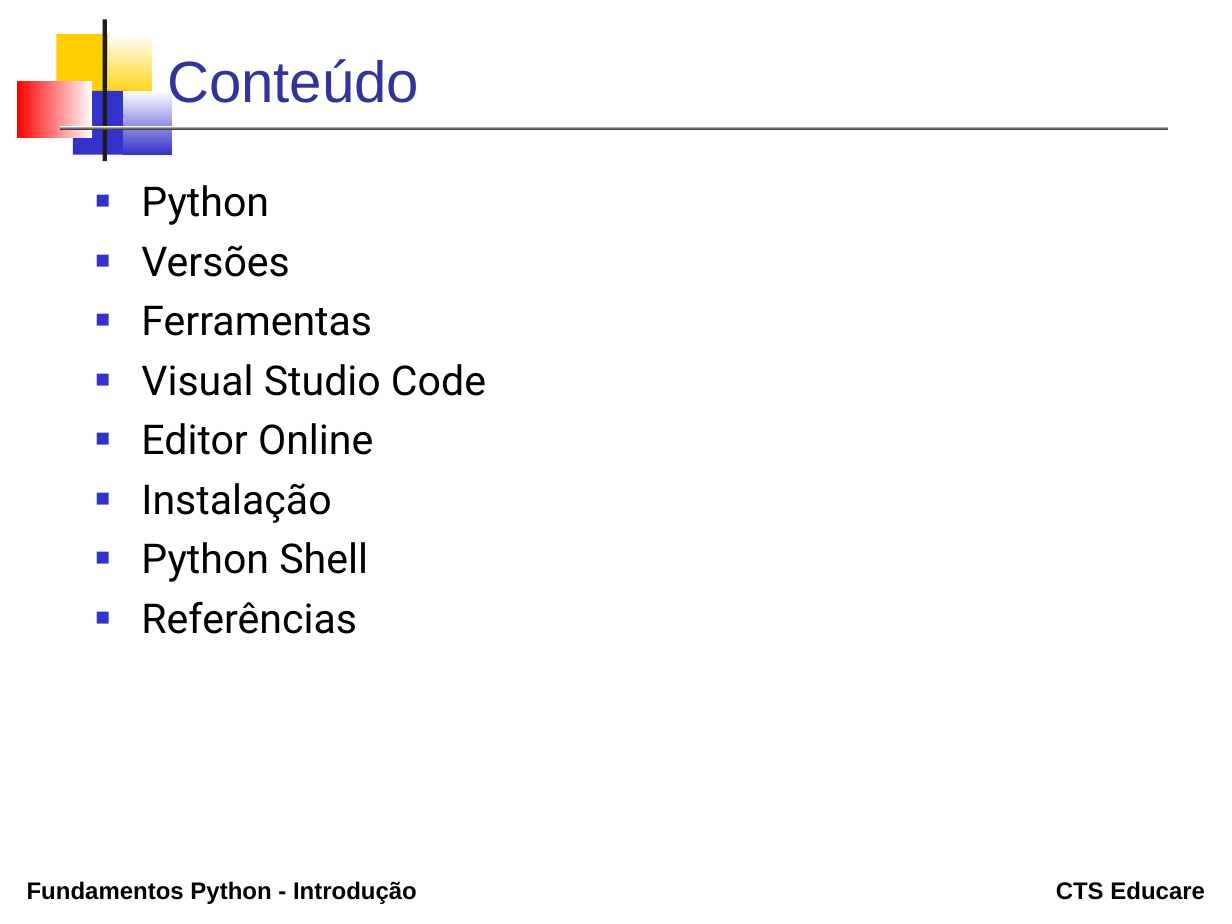
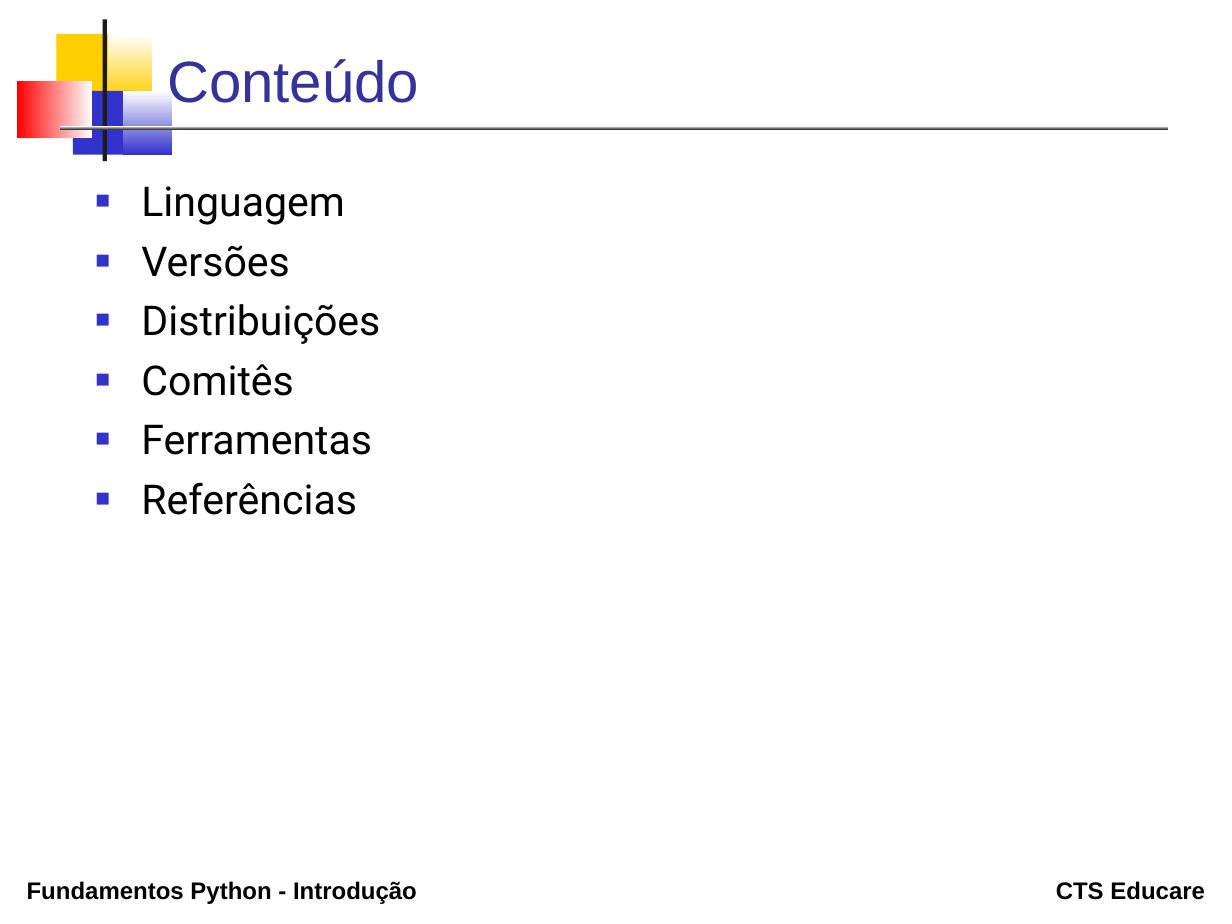
Before and after one commit to erosvitor/curso-python-fundamentos, a slide deck: slide 2 of topicos/01_introducao/Introducao.odp. Drawn at 1232x924 pixels with LibreOffice and Linux fonts; fonts in the diff are those of the drawing. Boxes give left, top, right and bottom in pixels: in the first picture for what was removed or moved away, otherwise in the second. Text is boxed around its words. In the diff, an @@ line names an element or a change of style, - is before the commit and + after.

Commit message:
Ajustes e correções no conteúdo

```diff
--- a/topicos/01_introducao/Introducao.odp
+++ b/topicos/01_introducao/Introducao.odp
@@ text at bbox=[141, 186, 345, 225]: text changed @@
-■ Python
+■ Linguagem
@@ text at bbox=[141, 304, 380, 396]: paragraphs added @@
+■ Distribuições
+■ Comitês
@@ text at bbox=[141, 364, 486, 582]: paragraphs removed @@
-■ Visual Studio Code
-■ Editor Online
-■ Instalação
-■ Python Shell
```
Also in this commit, not shown: 3 other slides changed, 2 slides added, 7 slides removed, 14 other files.
